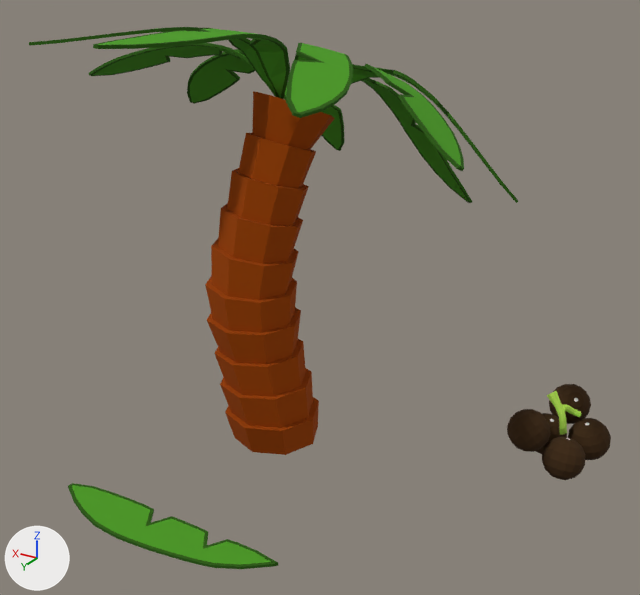
What one commit did to the Blender file figments-of-fuyan-raw/game/tile_objects/palms/palm_tree.blend.
The view is the same before and after, from a camera (50 mm lens) standing at (-3.97, 5.85, 4.38) and looking at (-0.47, 0.01, 1.46). Arrows for +X, +Y and +Z are at lower left; the lights stay in place. The first picture is the older version. The same objects are shown in both versions, whatever each file hides.
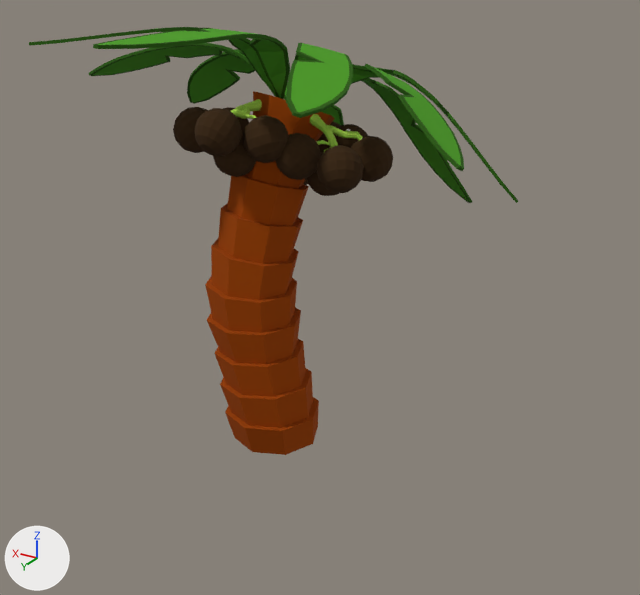
Pixel boxes [x1, y1, x2, y2] of what changed, in the pictures (640 x 595 px; the box of a moved part takes in the faces that stretch with it):
'Plane', reshaped (16% narrower, 21% shorter): before [29, 27, 611, 569]; after [29, 27, 518, 455]
part 1 of me_plane, moved or reshaped: before [542, 436, 585, 480]; after [317, 145, 364, 193]
part 2 of me_plane, moved or reshaped: before [536, 413, 567, 454]; after [351, 136, 393, 182]
part 3 of me_plane, moved or reshaped: before [568, 418, 611, 460]; after [307, 152, 339, 196]
part 4 of me_plane, moved or reshaped: before [507, 409, 550, 452]; after [327, 124, 368, 149]
part 5 of me_plane, moved or reshaped: before [549, 384, 591, 424]; after [276, 133, 321, 180]
part 6 of me_plane, added (mostly hidden): after [317, 121, 341, 152]
part 7 of me_plane, added: after [173, 107, 207, 153]
part 8 of me_plane, added (brown): after [195, 108, 242, 156]
part 9 of me_plane, added: after [213, 134, 256, 177]
part 10 of me_plane, added (brown): after [243, 115, 288, 163]
part 11 of me_plane, added (mostly hidden): after [223, 107, 249, 134]
part 12 of me_plane, added (green): after [310, 114, 363, 153]
part 13 of me_plane, added: after [231, 99, 262, 119]
part 14 of me_plane, deleted (green): before [68, 483, 278, 569]
part 15 of me_plane, deleted (green): before [547, 391, 581, 435]

Edits to the bpy script that builds the scene:
```text
Change me_plane:
    remove me_plane.from_pydata(...)  # 2287 vertices, 2331 faces; spans x -2.76..2.05, y -2.12..1.91, z 0.0..3.66
    add me_plane.from_pydata(...)  # 4245 vertices, 4399 faces; spans x -1.9..2.05, y -2.12..1.73, z 0.0..3.66
    me_plane part 1: the loose piece of 146 vertices spanning x -2.65..-2.29, y -0.84..-0.48, z 0.0..0.36 is multiplied about its middle by the matrix ((0.924, -0.058, 0.378), (0.126, 0.98, -0.157), (-0.361, 0.193, 0.912)), then moved by (1.77, 0.75, 2.42)
    me_plane part 2: the loose piece of 146 vertices spanning x -2.41..-2.05, y -1.11..-0.75, z 0.02..0.38 is multiplied about its middle by the matrix ((0.55, -0.431, 0.715), (0.51, 0.852, 0.121), (-0.661, 0.298, 0.688)), then moved by (1.46, 0.66, 2.42)
    me_plane part 3: the loose piece of 146 vertices spanning x -2.76..-2.4, y -1.18..-0.82, z 0.04..0.4 is multiplied about its middle by the matrix ((0.934, 0.341, -0.106), (-0.356, 0.908, -0.222), (0.02, 0.245, 0.969)), then moved by (2.13, 0.85, 2.26)
    me_plane part 4: the loose piece of 146 vertices spanning x -2.33..-1.97, y -0.81..-0.45, z 0.19..0.54 is multiplied about its middle by the matrix ((0.715, -0.691, -0.106), (0.188, 0.043, 0.981), (-0.674, -0.721, 0.161)), then moved by (1.69, 0.16, 2.27)
    me_plane part 5: the loose piece of 146 vertices spanning x -2.51..-2.15, y -1.39..-1.03, z 0.21..0.57 is multiplied about its middle by the matrix ((0.866, 0.392, -0.311), (-0.244, -0.211, -0.947), (-0.437, 0.895, -0.087)), then moved by (1.99, 1.34, 2.27)
    me_plane part 6: the loose piece of 146 vertices spanning x -2.33..-1.97, y -0.81..-0.45, z 0.19..0.54 is copied, and the copy is multiplied about its middle by the matrix ((-0.881, -0.472, 0.023), (0.47, -0.868, 0.162), (-0.056, 0.154, 0.987)), then moved by (2.05, -0.1, 2.21); it spans x -0.28..0.08, y -0.91..-0.56, z 2.4..2.76
    me_plane part 7: the loose piece of 146 vertices spanning x -2.65..-2.29, y -0.84..-0.48, z 0.0..0.36 is copied, and the copy is multiplied about its middle by the matrix ((-0.083, 0.957, -0.279), (-0.76, -0.242, -0.603), (-0.645, 0.162, 0.747)), then moved by (2.93, 1.01, 2.64); it spans x 0.28..0.64, y 0.18..0.54, z 2.64..3.0
    me_plane part 8: the loose piece of 146 vertices spanning x -2.65..-2.29, y -0.84..-0.48, z 0.0..0.36 is copied, and the copy is multiplied about its middle by the matrix ((0.36, 0.887, 0.289), (-0.619, 0.459, -0.638), (-0.698, 0.051, 0.714)), then moved by (2.6, 1.16, 2.69); it spans x -0.05..0.31, y 0.32..0.68, z 2.69..3.05
    me_plane part 9: the loose piece of 146 vertices spanning x -2.65..-2.29, y -0.84..-0.48, z 0.0..0.36 is copied, and the copy is multiplied about its middle by the matrix ((-0.148, 0.959, 0.24), (-0.883, -0.02, -0.469), (-0.445, -0.281, 0.85)), then moved by (2.64, 0.89, 2.46); it spans x 0.0..0.36, y 0.05..0.41, z 2.46..2.82
    me_plane part 10: the loose piece of 146 vertices spanning x -2.33..-1.97, y -0.81..-0.45, z 0.19..0.54 is copied, and the copy is multiplied about its middle by the matrix ((0.04, 0.235, 0.971), (-0.481, 0.856, -0.188), (-0.876, -0.46, 0.147)), then moved by (2.01, 0.9, 2.43); it spans x -0.32..0.04, y 0.09..0.44, z 2.62..2.98
    me_plane part 11: the loose piece of 146 vertices spanning x -2.33..-1.97, y -0.81..-0.45, z 0.19..0.54 is copied, and the copy is multiplied about its middle by the matrix ((-0.083, 0.957, -0.279), (-0.76, -0.242, -0.603), (-0.645, 0.162, 0.747)), then moved by (2.56, 0.63, 2.4); it spans x 0.23..0.58, y -0.18..0.18, z 2.58..2.94
    me_plane part 12: a new loose piece of 239 vertices spanning x -0.71..-0.29, y -0.39..0.01, z 2.64..2.94, in mat_basematerial
    me_plane part 13: a new loose piece of 239 vertices spanning x -0.05..0.35, y -0.06..0.39, z 2.79..3.04, in mat_basematerial
    me_plane part 14: the loose piece of 128 vertices spanning x -1.03..1.0, y 1.49..1.91, z 0.0..0.02 is deleted
    me_plane part 15: the loose piece of 91 vertices spanning x -2.5..-2.21, y -1.0..-0.78, z 0.29..0.67 is deleted
    other edits to the shape of me_plane do not show in these pictures
```
